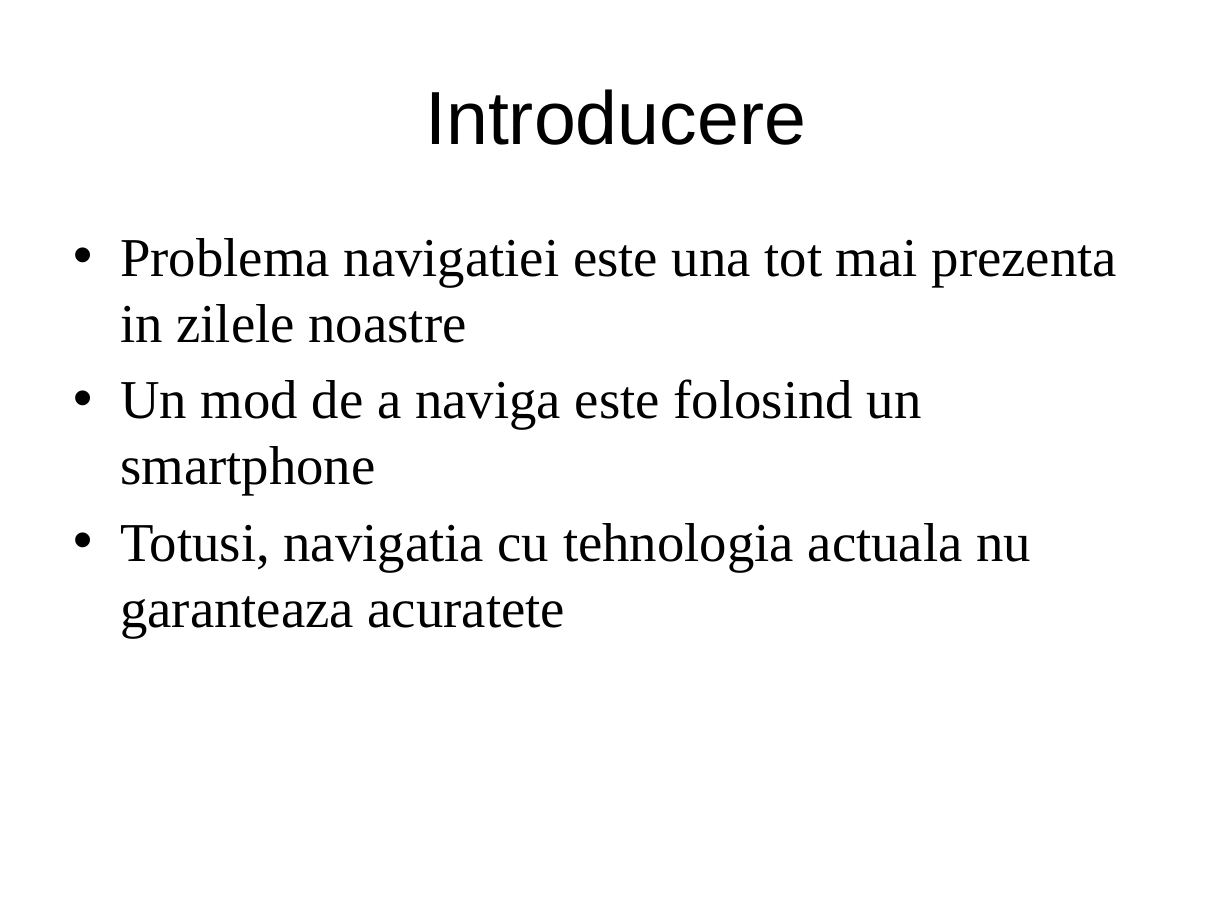
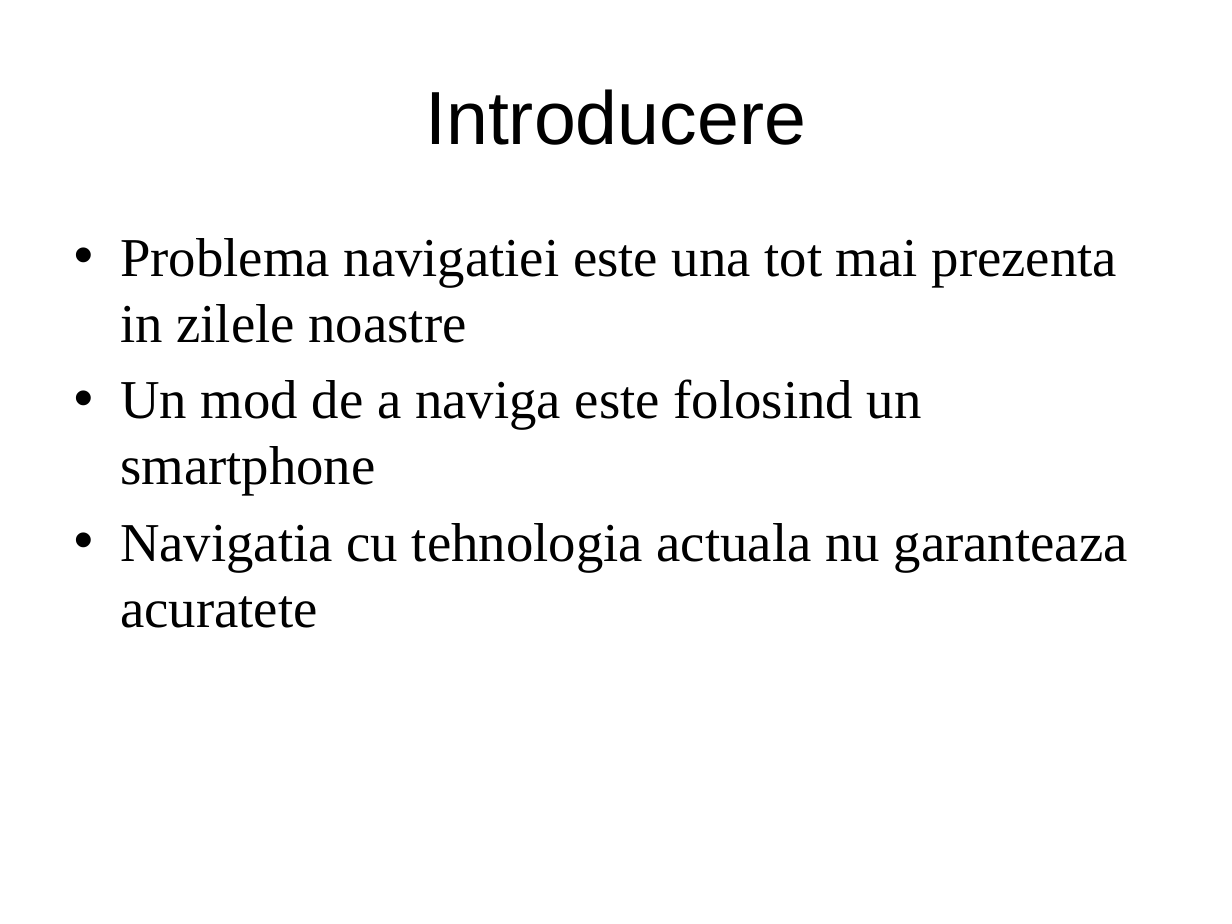
Before and after one commit to VirgilBarcan/InsideNAV, a slide deck: slide 2 of docs/prezentare.pptx. Drawn at 1232x924 pixels with LibreOffice and Linux fonts; fonts in the diff are those of the drawing. Boxes give left, top, right and bottom in pixels: in the first picture for what was removed or moved away, otherwise in the second. Text is boxed around its words. In the diff, an @@ line names an element or a change of style, - is before the commit and + after.

Commit message:
Add new presentation;

```diff
--- a/docs/prezentare.pptx
+++ b/docs/prezentare.pptx
@@ text at bbox=[120, 523, 1128, 628]: text changed @@
-• Totusi, navigatia cu tehnologia actuala nu garanteaza acuratete
+• Navigatia cu tehnologia actuala nu garanteaza acuratete
```
Also in this commit, not shown: 13 other files.
